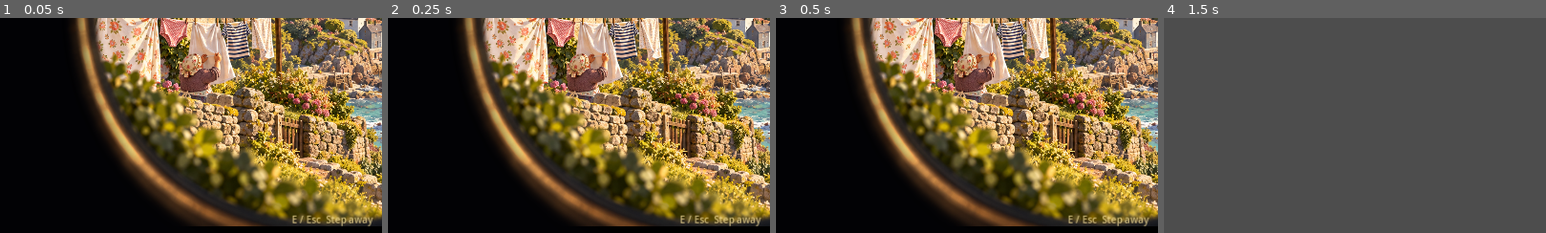
Above: before the commit, frames 1-4 (left to right).
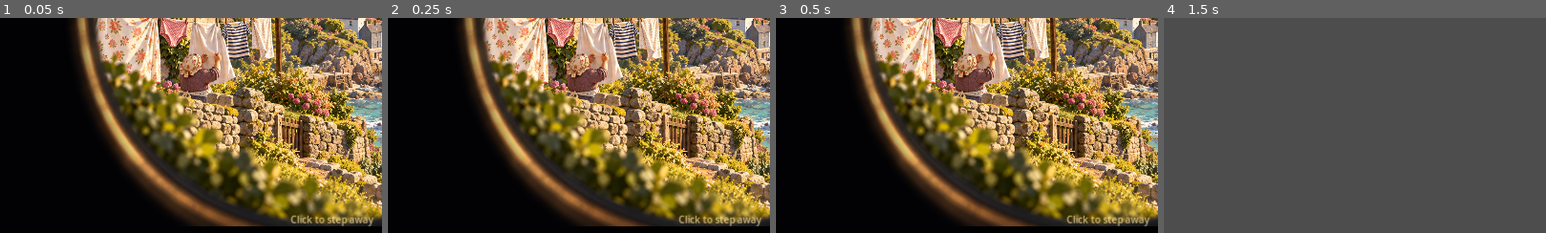
Above: after the commit, the same moments.

Repository: samjm000/Fellwell_island
Game: Godot game, scene res://scenes/ui/telescope_view.tscn
The game is run twice, just before and just after one commit, with the same random seed, the same clock (stepped at 60 frames per second) and the same inputs. This scene is started directly instead of the project's main scene.
Inputs (mouse positions are % of the whole screen's width and height, from its top left):
- Up to frame 1 (0.05 s): no input
- Up to frame 2 (0.25 s): no input
- Up to frame 3 (0.5 s): no input
- Up to frame 4 (1.5 s): tap Enter at 0.5 s; move the mouse to (72, 45) at 0.52 s; hold E (interact) 0.53-1.28 s; hold D (move_right) from 0.53 s (still down); click (72, 45) at 0.67 s; tap Space (ui_select) at 0.77, 1.25 s; move the mouse to (30, 55) at 1.27 s; tap E (interact) at 1.35 s
The pictures show only the part of the screen within x 6-56%, y 50-100%; the shares and areas given below are measured in that part.

The runs differ from the first frame. In frame 1, 0.4% of the frame differs, in the area x 76-98%, y 91-97%; in frame 2, 0.4%; in frame 3, 0.4%; in frame 4, nothing differs.

Commit message:
fix: show a mouse hint in the telescope view
Co-Authored-By: Claude Opus 5.5 <noreply@anthropic.com>

Diff:
--- a/scenes/ui/telescope_view.tscn
+++ b/scenes/ui/telescope_view.tscn
@@ -1326,5 +1326,5 @@
 grow_vertical = 0
 theme_override_colors/font_color = Color(0.96, 0.87, 0.6, 0.8)
 theme_override_font_sizes/font_size = 16
-text = "E / Esc  Step away"
+text = "Click to step away"
 horizontal_alignment = 1
